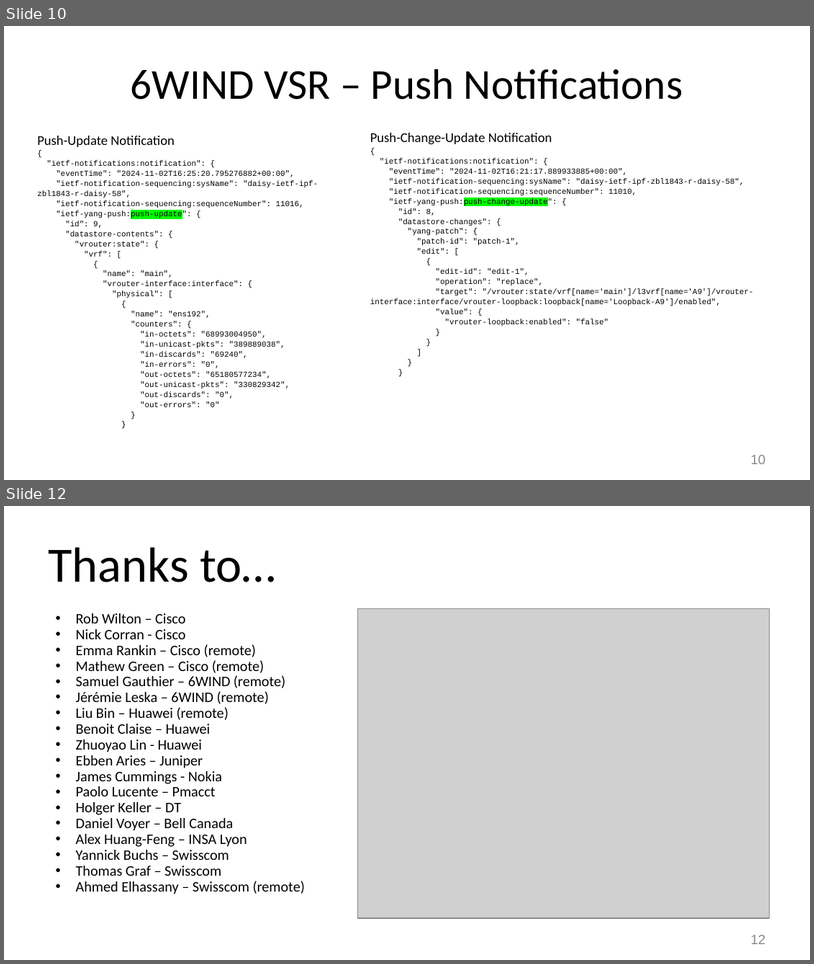
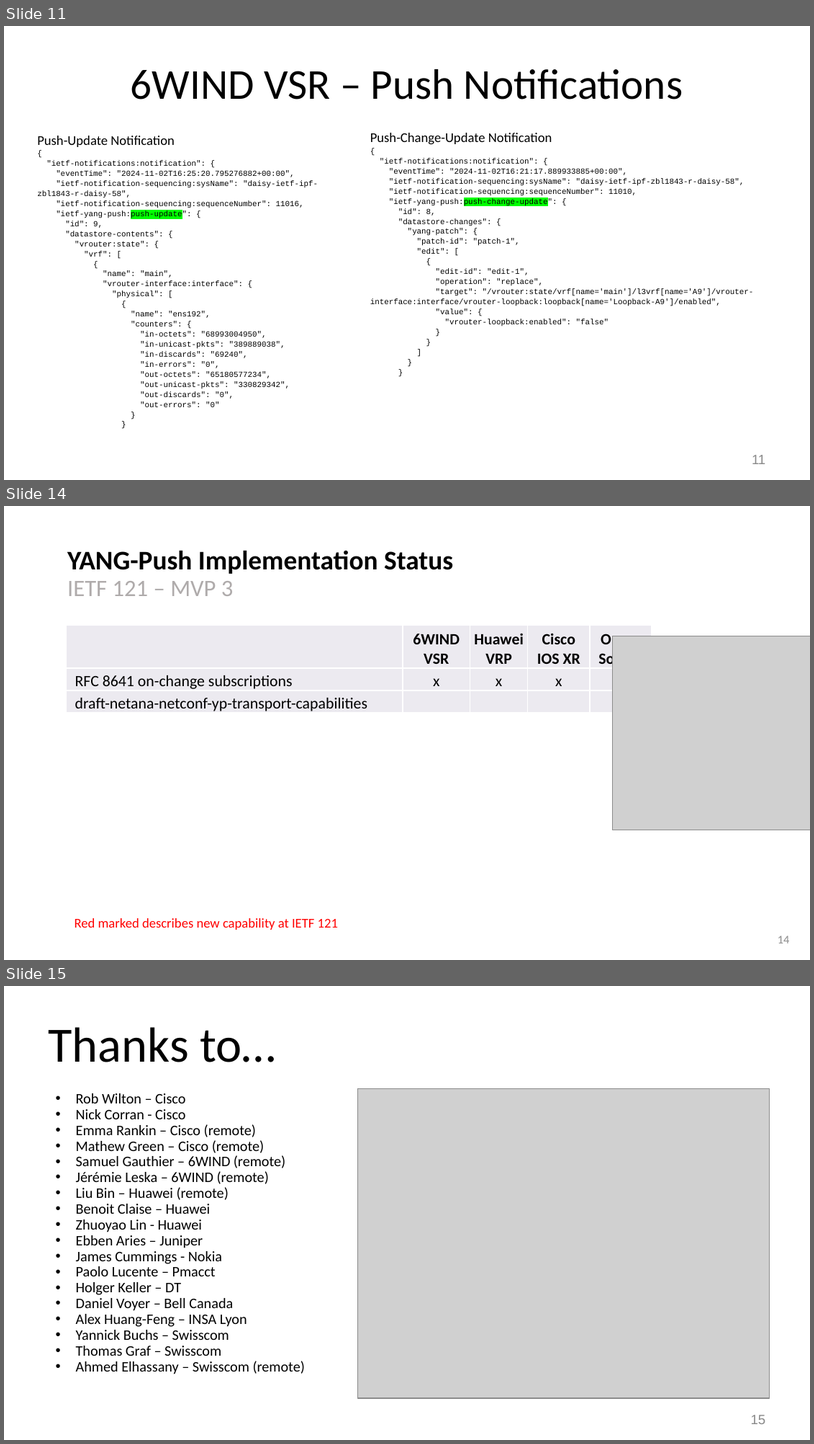
Before and after one commit to network-analytics/ietf-network-analytics-document-status, a slide deck: 121/Hackathon/ietf-121-hackathon-validate-yang-push-publisher.pptx. Shown one above the other, each under a label of ours: slides 10 and 12 before the commit, slides 11, 14 and 15 after it; the slides between them are not shown. The pictures are 814x964 and 814x1444 pixels, drawn with LibreOffice and Linux fonts; fonts in the diff are those of the drawing; grey boxes stand for pictures. Boxes give left, top, right and bottom in pixels: in the first picture for what was removed or moved away, otherwise in the second. Text is boxed around its words. In the diff, an @@ line names an element or a change of style, - is before the commit and + after.

```diff
--- a/121/Hackathon/ietf-121-hackathon-validate-yang-push-publisher.pptx
+++ b/121/Hackathon/ietf-121-hackathon-validate-yang-push-publisher.pptx
@@ slide 14 added at (x1=4, y1=506, x2=810, y2=960), background #FFFFFF @@
@@ title added at (x1=67, y1=550, x2=453, y2=596), 24 pt, text #000000, bold @@
+YANG-Push Implementation Status
+IETF 121 – MVP 3
@@ table added at (x1=66, y1=626, x2=652, y2=714), 3 rows, 5 columns @@
+ | 6WIND VSR | Huawei VRP | Cisco IOS XR | Open-Source
+RFC 8641 on-change subscriptions | x | x | x | 
+draft-netana-netconf-yp-transport-capabilities |  |  |  | 
@@ picture added at (x1=613, y1=636, x2=810, y2=829) @@
@@ text added at (x1=75, y1=918, x2=338, y2=929), 12 pt, text #FF0000 @@
+Red marked describes new capability at IETF 121
@@ page number added at (x1=778, y1=935, x2=790, y2=943), 10.5 pt, text #8C8C8C @@
+14
@@ what was slide 10 is now slide 11 @@
@@ page number at (x1=752, y1=454, x2=766, y2=464): text changed @@
-10
+11
@@ what was slide 12 is now slide 15 @@
@@ page number at (x1=751, y1=1414, x2=766, y2=1424): text changed @@
-12
+15
```
Also in this commit, not shown: 2 slides changed, 2 other slides added, 1 other file.
